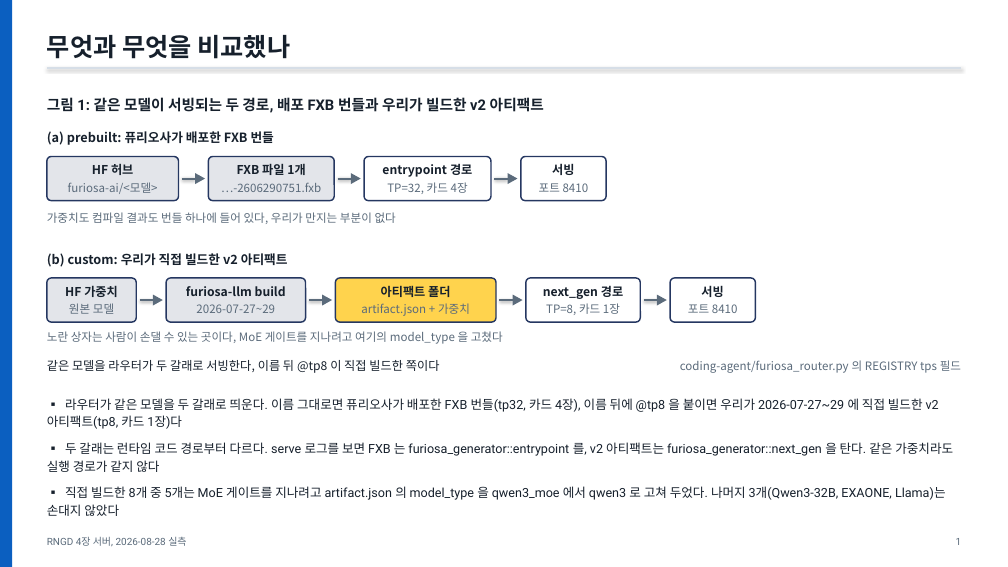
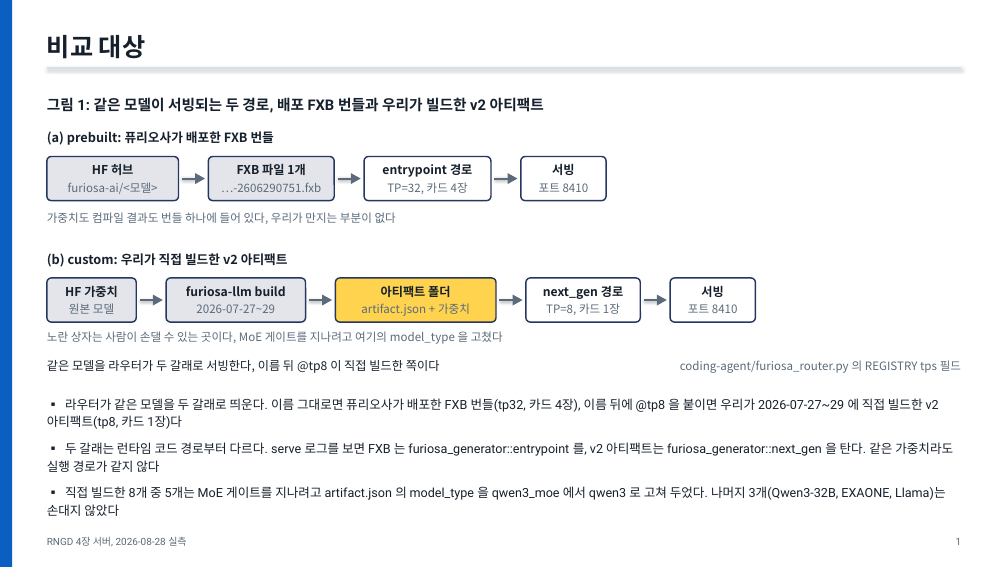
Before and after one commit to hyunjun1234/RNGD-proj, a slide deck: slide 2 of Model_Benchmark/rngd-npu/bench_prebuilt_vs_custom/prebuilt-vs-custom.pptx. Drawn at 1008x567 pixels with LibreOffice and Linux fonts; fonts in the diff are those of the drawing. Boxes give left, top, right and bottom in pixels: in the first picture for what was removed or moved away, otherwise in the second. Text is boxed around its words. In the diff, an @@ line names an element or a change of style, - is before the commit and + after.

```diff
--- a/Model_Benchmark/rngd-npu/bench_prebuilt_vs_custom/prebuilt-vs-custom.pptx
+++ b/Model_Benchmark/rngd-npu/bench_prebuilt_vs_custom/prebuilt-vs-custom.pptx
@@ text at bbox=[47, 35, 145, 59]: text changed @@
-무엇과 무엇을 비교했나
+비교 대상
```
Also in this commit, not shown: 2 other slides changed, 28 other files.
